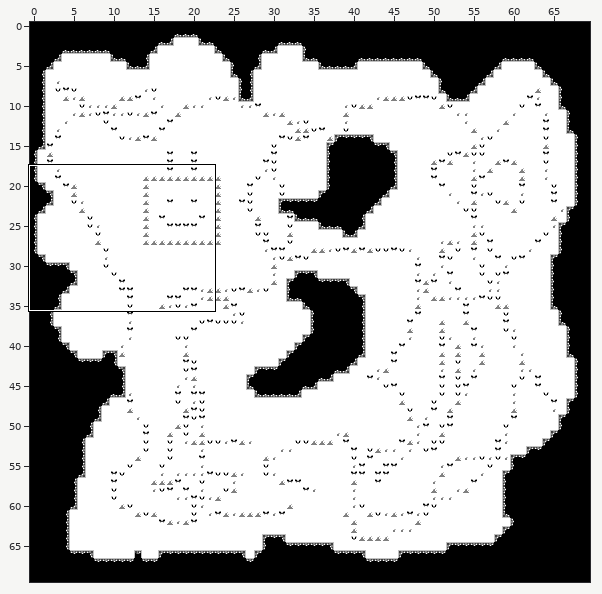
Two states of a LDtk project, src/Resources/Levels/world.ldtk. Above: a wide view before the commit, with the close-up outlined.
Close-up. First the earlier version:
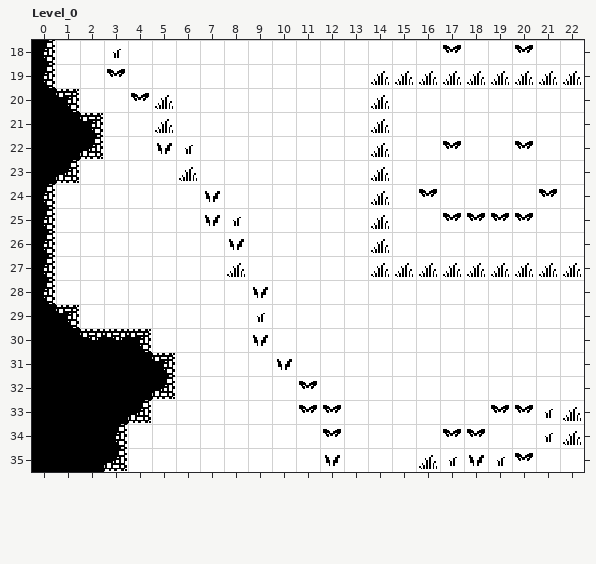
Cells are 16x16 px. Shown: Level_0 x 0..22, y 18..35. The commit also changed other parts of the map, which this record leaves out.
New version:
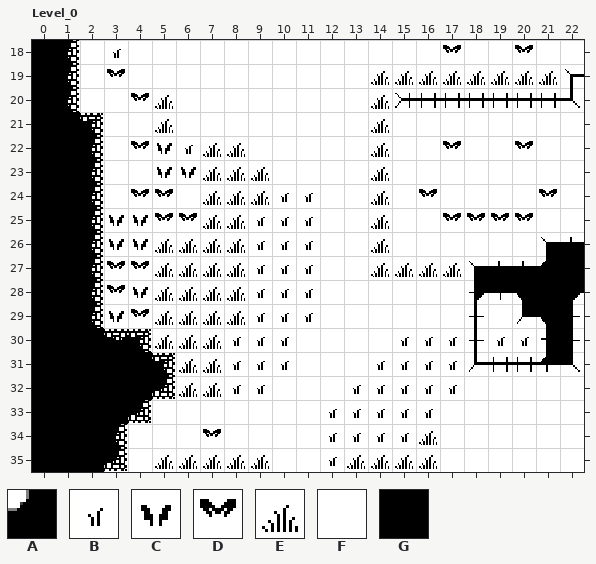
Key: from "Spikes": A 1 "spikes"; from "Tileset_table_16_16": B 20, C 21, D 22, E 23, F 24; from "Walls": G 1.
_ is an empty cell.
Tiles of an added or newly shown layer are drawn over the layers below it.
What changed:
Layer "Floor":
y 22: x 4 F -> D; x 7..8 FF -> EE
y 23: x 5..9 FEFFF -> CCEEE
y 24: x 4..5 FF -> DD; x 7..11 CFFFF -> EEEBB
y 25: x 3..11 FFFFCBFFF -> CCDDEEBBB
y 26: x 3..11 FFFFFCFFF -> CCEEEEBBB
y 27: x 3..7 FFFFF -> DDEEE; x 9..11 FFF -> BBB
y 28: x 3..11 FFFFFFCFF -> DCEEEEBBB
y 29: x 3..8 FFFFFF -> CDEEEE; x 10..11 FF -> BB
y 30: x 5..10 FFFFCF -> EEEBBB; x 15..22 FFFFFFFF -> BBBBBBBE
y 31: x 6..10 FFFFC -> EEBBB; x 14..22 FFFFFFFFF -> BBBBBBEEE
y 32: x 6..9 FFFF -> EEBB; x 11 D -> F; x 13..17 FFFFF -> BBBBB
y 33: x 11..16 DDFFFF -> FBBBBB; x 19..22 DDBE -> FFFF
y 34: x 7 F -> D; x 12..18 DFFFFDD -> BBBBEFF; x 21..22 BE -> FF
y 35: x 5..9 FFFFF -> EEEEE; x 12..15 CFFF -> BEEE; x 17..20 BCBD -> FFFF
Layer "Spikes" (added):
y 19: x 22 _ -> A
y 20: x 15..22 ________ -> AAAAAAAA
y 26: x 21..22 __ -> AA
y 27..28: x 18..22 _____ -> AAAAA
y 29: x 18 _ -> A; x 20..22 ___ -> AAA
y 30: x 18 _ -> A; x 21..22 __ -> AA
y 31: x 18..22 _____ -> AAAAA
Layer "Walls":
y 18..19: x 1 _ -> G
y 23: x 2 _ -> G
y 24..28: x 1..2 __ -> GG
y 29: x 2 _ -> G
